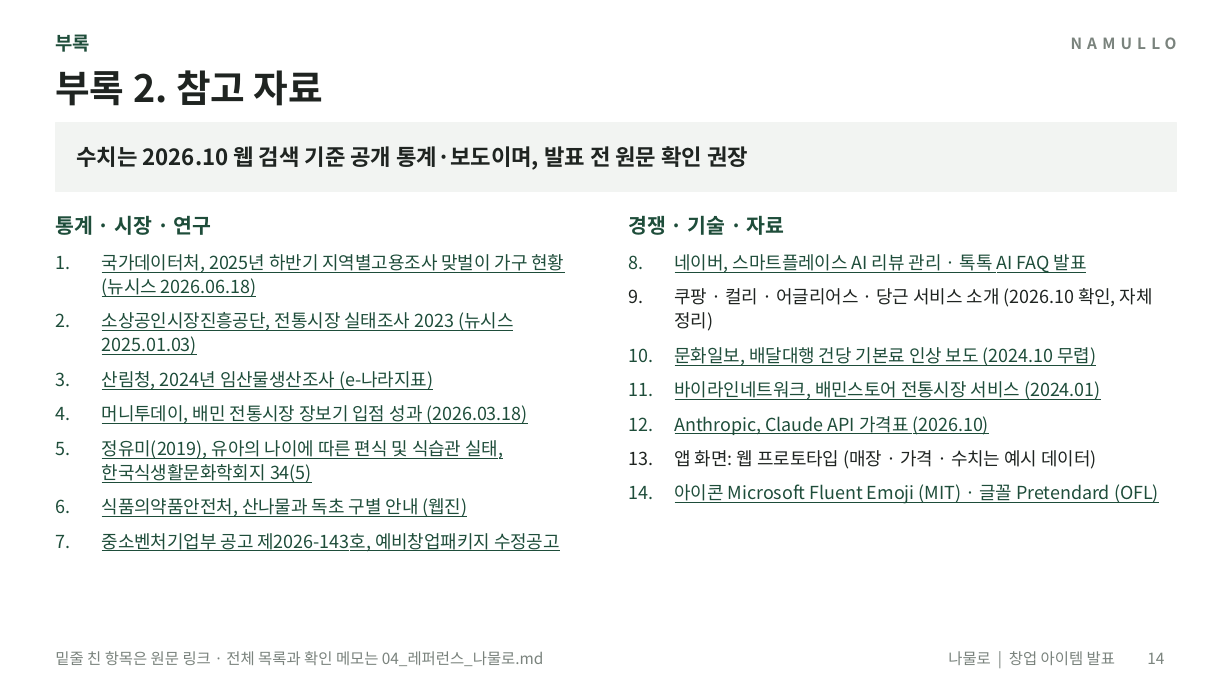
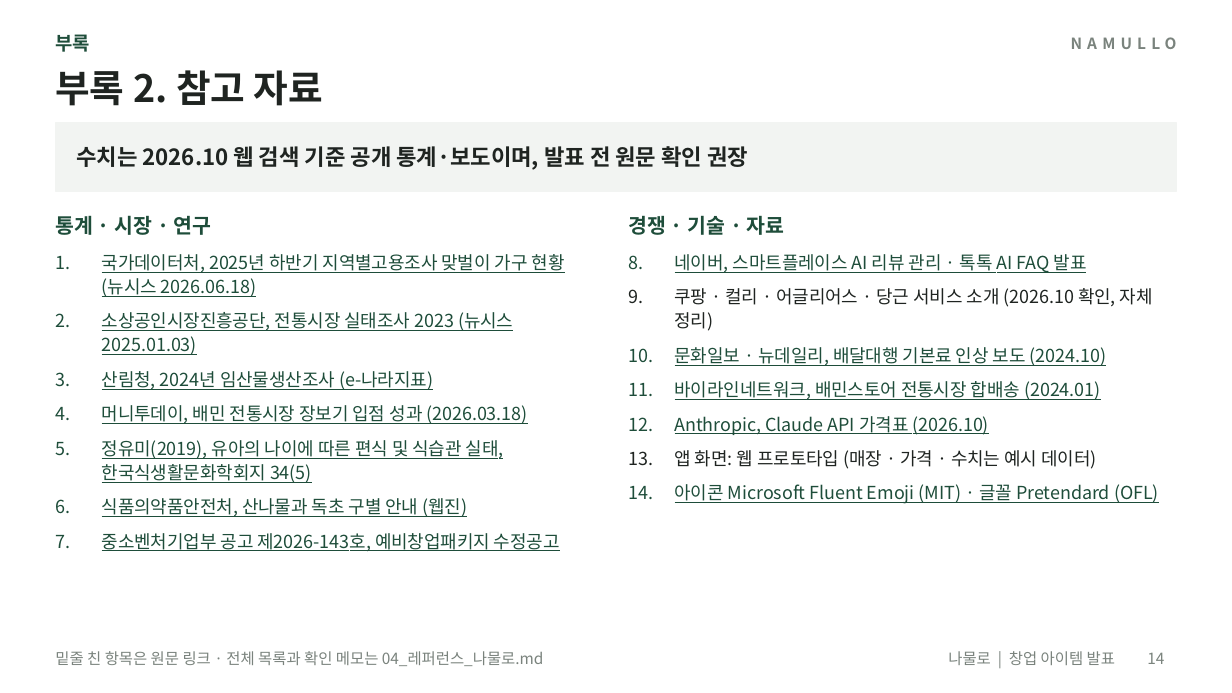
Before and after one commit to yonghoon7153-source/Yonghoon-DEM-DFT, a slide deck: slide 14 of namul-platform/02_발표자료_나물로.pptx. Drawn at 1232x693 pixels with LibreOffice and Linux fonts; fonts in the diff are those of the drawing. Boxes give left, top, right and bottom in pixels: in the first picture for what was removed or moved away, otherwise in the second. Text is boxed around its words. In the diff, an @@ line names an element or a change of style, - is before the commit and + after.

```diff
--- a/namul-platform/02_발표자료_나물로.pptx
+++ b/namul-platform/02_발표자료_나물로.pptx
@@ text at [675,347,1106,400]: text changed @@
-10. 문화일보, 배달대행 건당 기본료 인상 보도 (2024.10 무렵)
-11. 바이라인네트워크, 배민스토어 전통시장 서비스 (2024.01)
+10. 문화일보 · 뉴데일리, 배달대행 기본료 인상 보도 (2024.10)
+11. 바이라인네트워크, 배민스토어 전통시장 합배송 (2024.01)
```
Also in this commit, not shown: 7 other slides changed, 18 other files.
